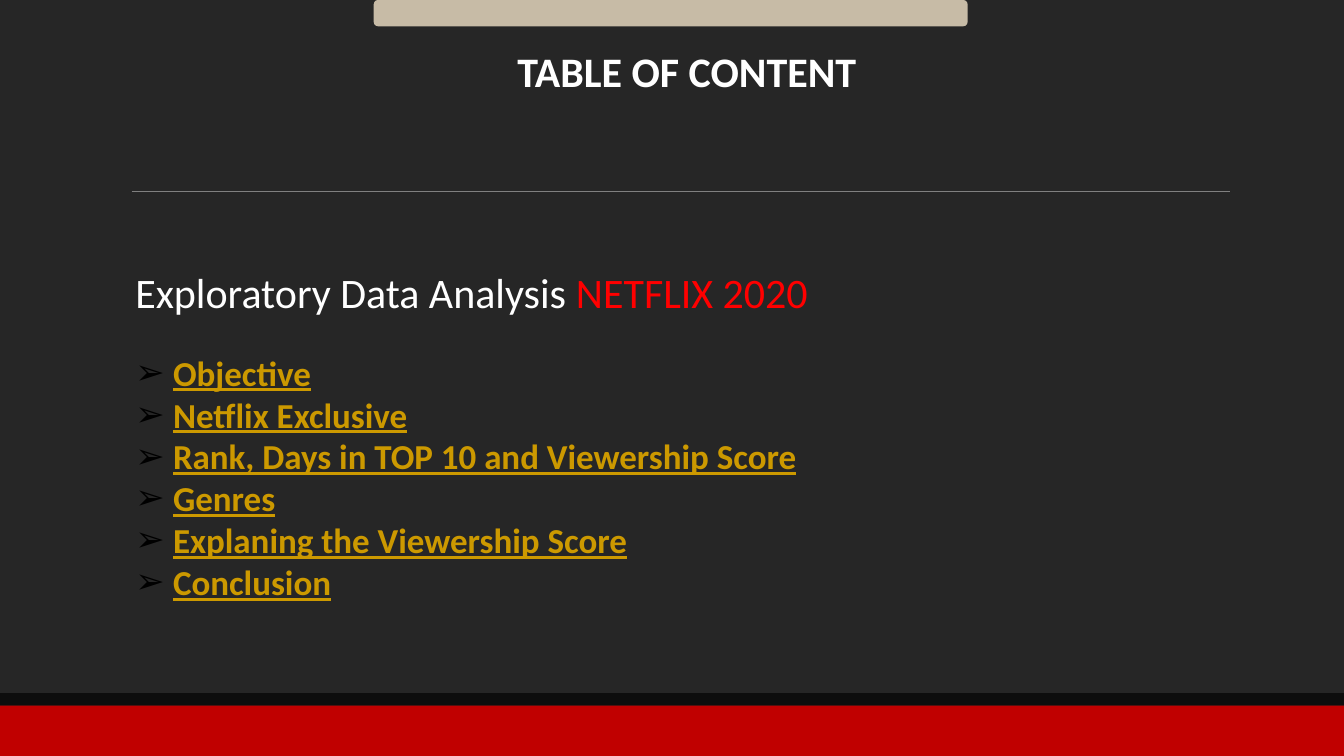
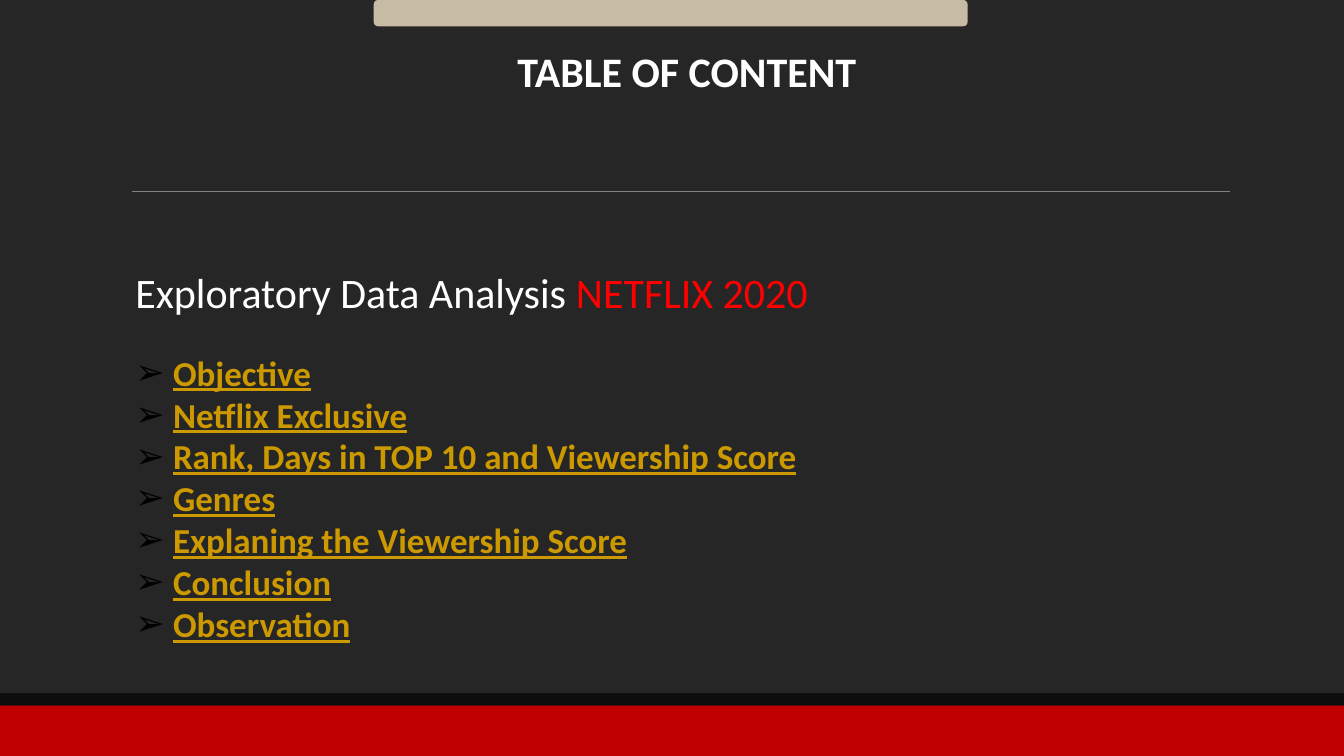
Before and after one commit to RiquelmoFerreira/Exploratory_Data_Analysis_Netflix_Top_10, a slide deck: slide 12 of Apresentacao-Presentation.pptx (slide 11 before the commit). Drawn at 1344x756 pixels with LibreOffice and Linux fonts; fonts in the diff are those of the drawing. Boxes give left, top, right and bottom in pixels: in the first picture for what was removed or moved away, otherwise in the second. Text is boxed around its words. In the diff, an @@ line names an element or a change of style, - is before the commit and + after.

```diff
--- a/Apresentacao-Presentation.pptx
+++ b/Apresentacao-Presentation.pptx
@@ text at box(173, 612, 350, 643): paragraph added @@
+➢ Observation
```
Also in this commit, not shown: 1 other slide changed, 2 slides added.
